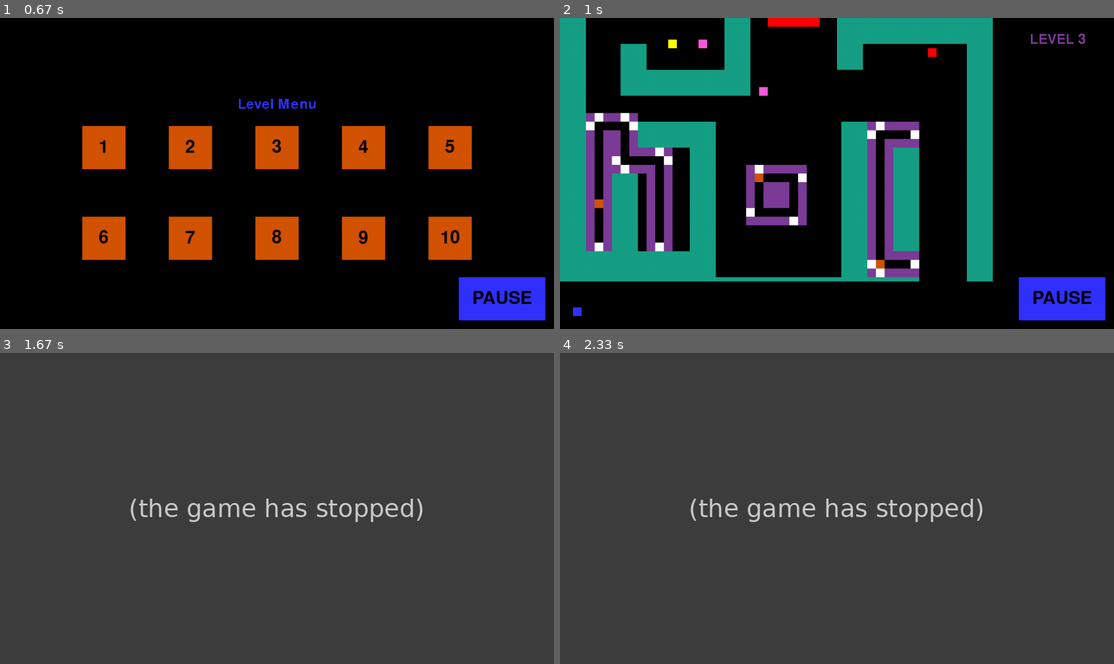
Above: before the commit, frames 1-4 (two rows, left to right).
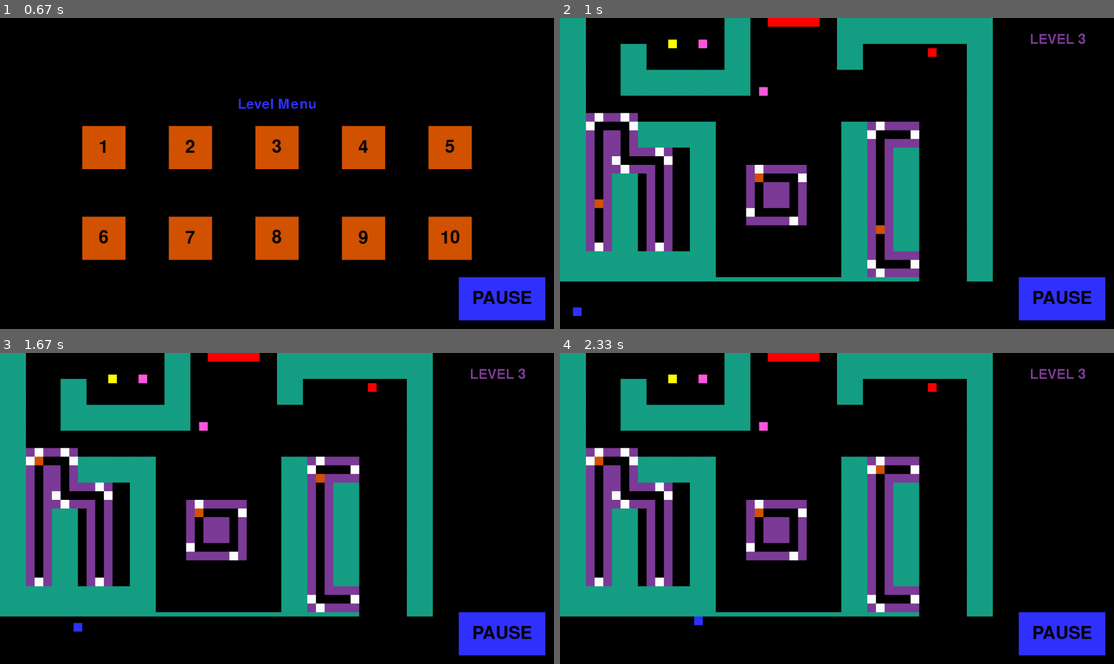
Above: after the commit, the same moments.

Repository: KUP9752/Kagan-Project
Game: pygame game, started from Project.py
The game is run twice, just before and just after one commit, with the same random seed, the same clock (stepped at 60 frames per second) and the same inputs.
Inputs:
- Up to frame 1 (0.67 s): click "PLAY" at 0.38 s
- Up to frame 2 (1 s): click "3" at 0.72 s
- Up to frame 3 (1.67 s): hold D 1-1.47 s; hold W from 1.5 s (still down)
- Up to frame 4 (2.33 s): release W at 1.8 s; hold D 1.83-2.3 s

Frame 1 is identical in both runs. In frame 2, 0.1% of the frame differs, in the area x 57-59%, y 66-81%; in frame 3, 100%; in frame 4, 100%, in the area x 0-100%, y 0-100%.
Error before the commit: TypeError: unsupported operand type(s) for *: 'method' and 'int' (Project.py line 149); the game stopped at 1 s (later frames are placeholders)

Commit message:
updated level3.json
changed the error on the last Enemy3 on the bottom right of the screen, its 'facing' attribute was incorrectly labelled as 81, when it should have been 61

Diff:
--- a/Project.py
+++ b/Project.py
@@ -149,13 +149,28 @@
                 self.rect.y += self.direction_y*self.speed
 
             enemyobs_hit_group = pygame.sprite.spritecollide(self, enemyobs_group, False)
+            print(enemyobs_hit_group)
             for elem in enemyobs_hit_group:
-                if enemyobs_hit_group[0].get_direction_y == 0 and enemyobs_hit_group[0].get_direction_x == 0:
-                    self.rect.x -= self.direction_x*self.speed
-                elif enemyobs_hit_group[0].get_direction_y != 0:
-                    self.direction_y = enemyobs_hit_group[0].get_direction_y
-                elif enemyobs_hit_group[0].get_direction_x != 0:
-                    self.direction_x = enemyobs_hit_group[0].get_direction_x
+                self.rect.x -= self.speed*self.direction_x
+                self.rect.y -=self.speed*self.direction_y
+
+##            for item in enemyobs_group:
+##                print(item)
+##                print(item.get_direction_y)
+##                if pygame.sprite.collide_rect(self, item):
+##
+##                    if int(item.get_direction_y) !=0:
+##                        self.direction_y = int(item.get_direction_y)
+##                    elif int(item.get_direction_x) != 0:
+##                        self.direction_x = int(item.get_direction_x)
+
+
+
+
+##                if enemyobs_hit_group[0].get_direction_y != 0:
+##                    self.direction_y = int(enemyobs_hit_group[0].get_direction_y)
+##                elif enemyobs_hit_group[0].get_direction_x != 0:
+##                    self.direction_x = int(enemyobs_hit_group[0].get_direction_x)
 
 
 #sub classes of enemies are the different types of enemies
--- a/levels/level3.json
+++ b/levels/level3.json
@@ -53,7 +53,7 @@
 [0,0,0,0,0,0,0,0,0,0,0,0,0,0,0,0,0,0,0,0,0,0,0,0,0,0,0,0,0,0,0,0,0,0,0,0,0,0,0,0,0,0,0,0,0,0,0,0,0,0,0,0,0,0,0,0,0,0,0,0,0,0,0,0,0,0,0,0,0,0,0,0,0,0,0,0,0,0,0,0,0,0,0,0,0,0,0,0,0,0,0,0,0,0,0,0,0,0,0,0],
 [0,0,0,0,0,0,1,120,60,0,0,0,0,0,0,0,0,0,1,120,60,0,0,0,0,0,0,0,0,0,0,0,0,0,0,0,0,0,0,0,0,0,0,0,0,0,0,0,0,0,0,0,0,0,0,0,0,0,0,0,0,0,0,0,0,0,0,0,0,0,0,9,0,0,0,9,0,9,0,9,0,9,0,0,0,0,0,0,0,0,0,0,0,0,0,0,0,0,0,0],
 [0,0,0,0,0,0,0,0,0,0,0,0,0,0,0,0,0,0,0,0,0,0,0,0,0,0,0,0,0,0,0,0,0,0,0,0,0,0,0,0,0,0,0,0,0,0,0,0,0,0,0,0,0,0,0,0,0,0,0,0,0,0,0,0,0,0,0,0,0,0,0,0,0,0,0,0,0,0,0,0,0,0,0,0,0,0,0,0,0,0,0,0,0,0,0,0,0,0,0,0],
-[0,0,0,0,0,0,0,0,0,0,0,0,0,0,0,0,0,0,0,0,0,0,0,0,0,0,0,0,0,0,0,0,0,0,0,0,0,0,0,0,0,0,0,0,0,0,0,0,0,0,0,0,0,0,0,0,0,0,0,0,0,0,0,0,0,0,0,0,0,0,0,9,91,8,81,0,0,0,0,0,0,9,94,0,0,0,0,0,0,0,0,0,0,0,0,0,0,0,0,0],
+[0,0,0,0,0,0,0,0,0,0,0,0,0,0,0,0,0,0,0,0,0,0,0,0,0,0,0,0,0,0,0,0,0,0,0,0,0,0,0,0,0,0,0,0,0,0,0,0,0,0,0,0,0,0,0,0,0,0,0,0,0,0,0,0,0,0,0,0,0,0,0,9,91,8,61,0,0,0,0,0,0,9,94,0,0,0,0,0,0,0,0,0,0,0,0,0,0,0,0,0],
 [0,0,0,0,0,0,0,0,0,0,0,0,0,0,0,0,0,0,0,0,0,0,0,0,0,0,0,0,0,0,0,0,0,0,0,0,0,0,0,0,0,0,0,0,0,0,0,0,0,0,0,0,0,0,0,0,0,0,0,0,0,0,0,0,0,0,0,0,0,0,0,0,0,0,0,0,0,0,0,0,0,0,0,0,0,0,0,0,0,0,0,0,0,0,0,0,0,0,0,0],
 [0,0,0,0,0,0,0,0,0,0,0,0,0,0,0,0,0,0,0,0,0,0,0,0,0,0,0,0,0,0,0,0,0,0,0,0,0,0,0,0,0,0,0,0,0,0,0,0,0,0,0,0,0,0,0,0,0,0,0,0,0,0,0,0,0,0,0,0,0,0,0,9,0,9,93,9,0,9,0,9,0,9,0,0,0,0,0,0,0,0,0,0,0,0,0,0,0,0,0,0],
 [0,0,0,0,0,0,0,0,0,0,0,0,0,0,0,0,0,0,0,0,0,0,0,0,0,0,0,0,0,0,0,0,0,0,0,0,0,0,0,0,0,0,0,0,0,0,0,0,0,0,0,0,0,0,0,0,0,0,0,0,0,0,0,0,0,0,0,0,0,0,0,0,0,0,0,0,0,0,0,0,0,0,0,0,0,0,0,0,0,0,0,0,0,0,0,0,0,0,0,0],
Not shown, changed: .DS_Store
Not shown, changed: level templates/.DS_Store
